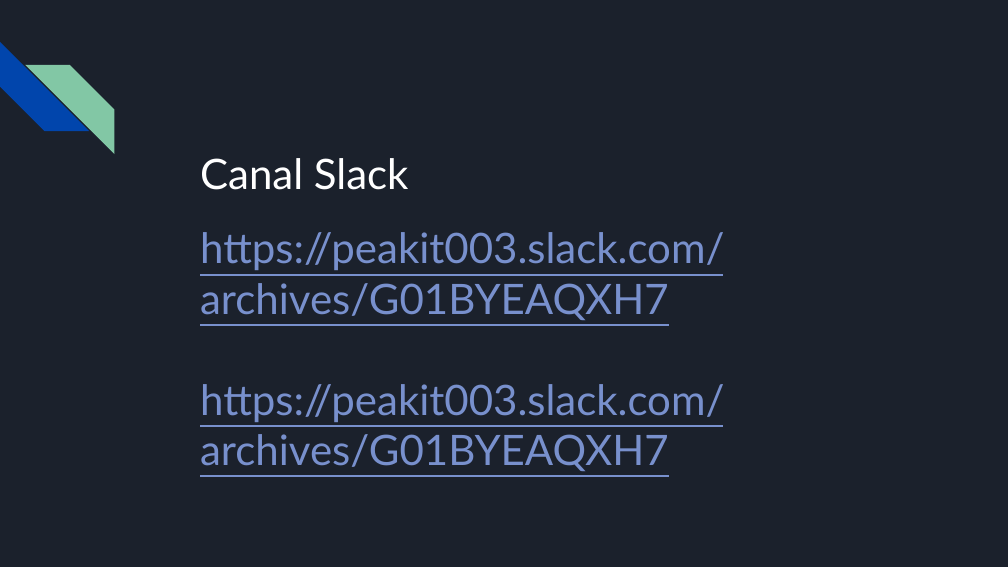
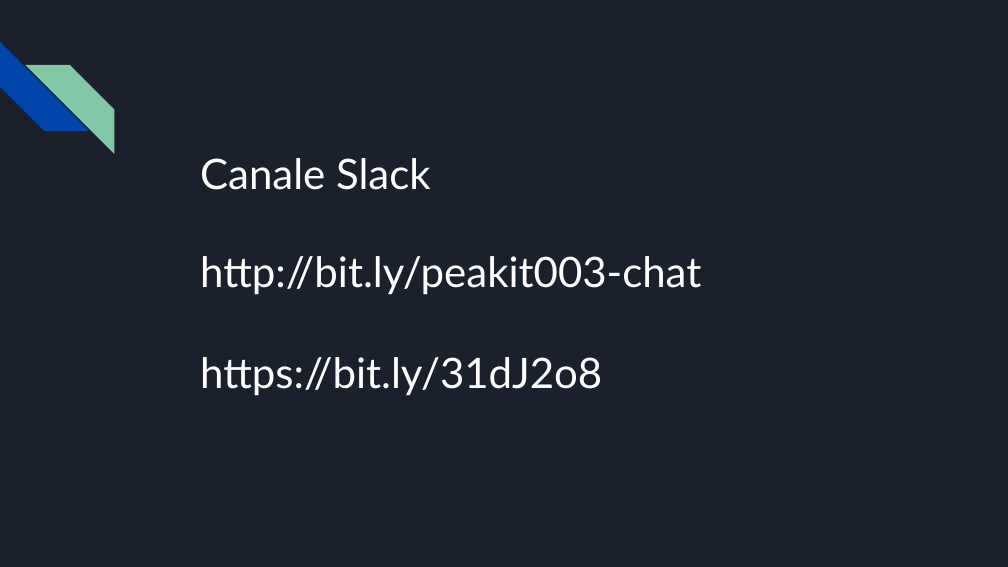
Before and after one commit to AgileHubAssociation/PeakIT-003-terraform, a slide deck: slide 3 of presentations/Main.pptx. Drawn at 1008x567 pixels with LibreOffice and Linux fonts; fonts in the diff are those of the drawing. Boxes give left, top, right and bottom in pixels: in the first picture for what was removed or moved away, otherwise in the second. Text is boxed around its words. In the diff, an @@ line names an element or a change of style, - is before the commit and + after.

Commit message:
Updated slack channels

```diff
--- a/presentations/Main.pptx
+++ b/presentations/Main.pptx
@@ text at (x1=200, y1=158, x2=701, y2=396): text changed; text colour #7890CD to #FFFFFF @@
-Canal Slack
-https://peakit003.slack.com/archives/G01BYEAQXH7
-https://peakit003.slack.com/archives/G01BYEAQXH7
+Canale Slack
+http://bit.ly/peakit003-chat
+https://bit.ly/31dJ2o8
```
